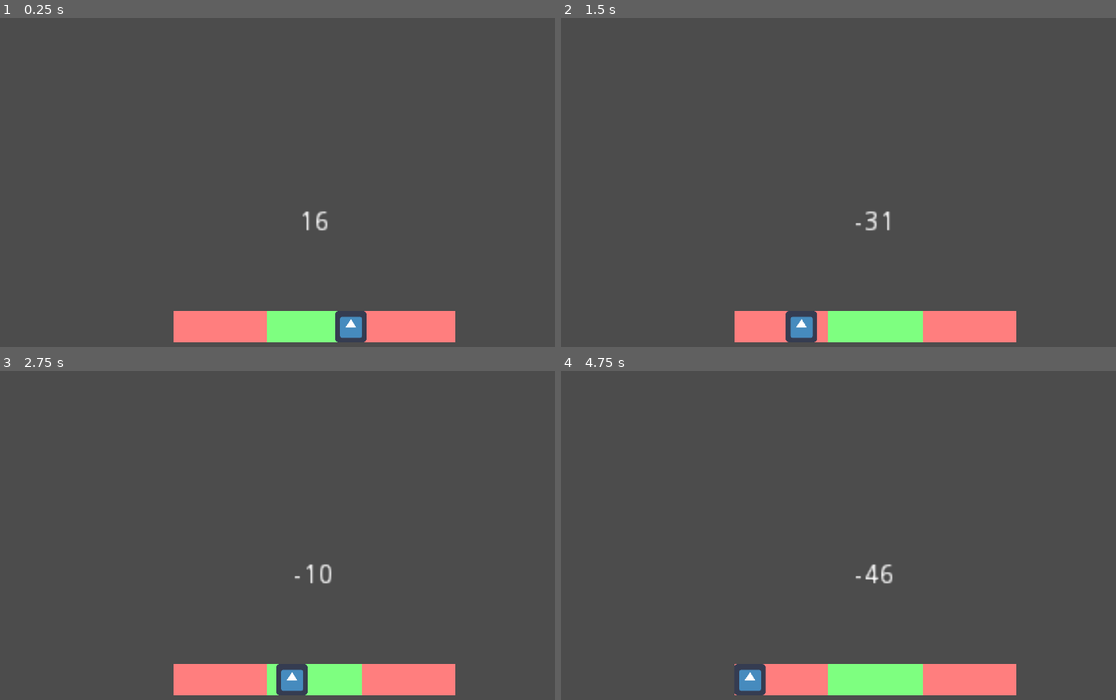
Above: before the commit, frames 1-4 (two rows, left to right).
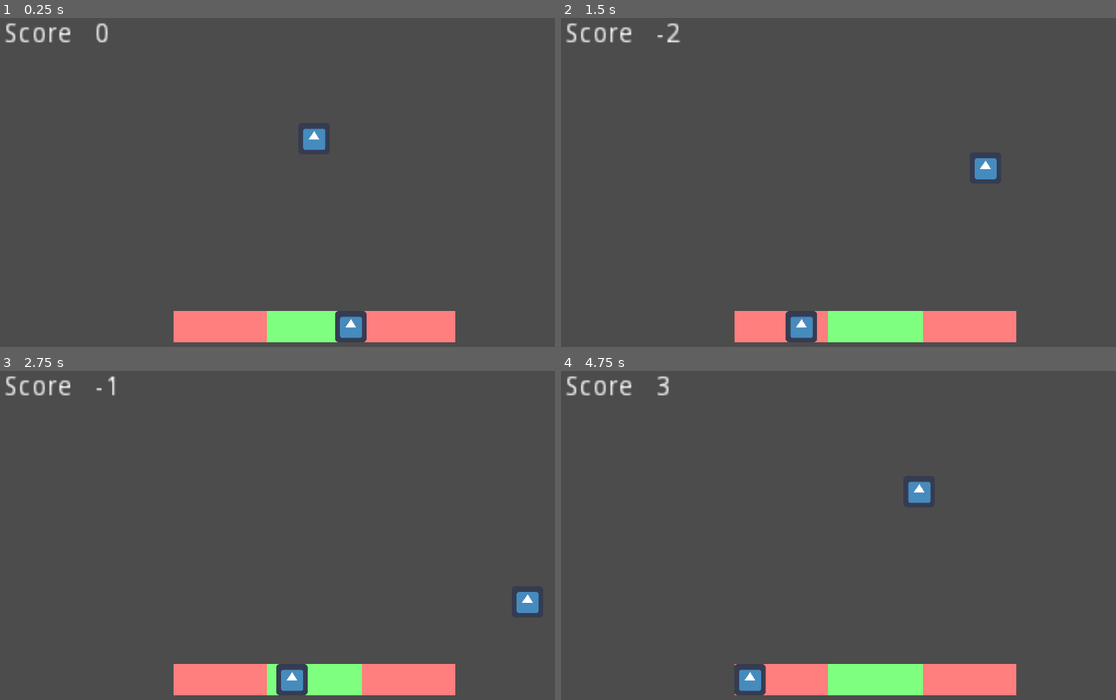
Above: after the commit, the same moments.

Repository: huevitoalarcon/gamejamjulio
Game: Godot game, scene res://Main.tscn
Two runs of this game, one before a commit and one after it. Both use one fixed random seed, a clock stepped at 60 frames per second and the inputs below. The engine's default icon, where the game draws it, is replaced by a stand-in: a white triangle on a blue panel in a dark square.
Inputs:
- Up to frame 1 (0.25 s): no input
- Up to frame 2 (1.5 s): hold Right (ui_right) 0.53-1.28 s; tap Space (ui_select) at 0.6, 0.77, 1.07, 1.35 s; hold Down (ui_down) from 1.28 s (still down)
- Up to frame 3 (2.75 s): tap Space (ui_select) at 1.52, 1.82, 2.1 s; release Down (ui_down) at 2.03 s; hold Right (ui_right) from 2.03 s (still down)
- Up to frame 4 (4.75 s): release Right (ui_right) at 2.78 s; hold Up (ui_up) 2.78-3.53 s; tap Space (ui_select) at 2.85, 3.02, 3.32, 3.6, 3.77, 4.07, 4.35, 4.52 s; hold Left (ui_left) from 3.53 s (still down)

The runs differ from the first frame. In frame 1, 0.7% of the frame differs, in the area x 0-59%, y 1-65%; in frame 2, 0.7%; in frame 3, 0.7%; in frame 4, 0.8%, in the area x 0-67%, y 1-65%.

Commit message:
agrega personaje y camina

Diff:
--- a/Main.tscn
+++ b/Main.tscn
@@ -1,6 +1,7 @@
-[gd_scene load_steps=2 format=2]
+[gd_scene load_steps=3 format=2]
 
 [ext_resource path="res://PowerBar.tscn" type="PackedScene" id=1]
+[ext_resource path="res://Personaje.tscn" type="PackedScene" id=2]
 
 [node name="Main" type="Node2D"]
 
@@ -19,3 +20,6 @@
 color = Color( 0.498039, 1, 0.505882, 1 )
 
 [node name="PowerBar" parent="." instance=ExtResource( 1 )]
+
+[node name="Personaje" parent="." instance=ExtResource( 2 )]
+position = Vector2( 640, 288 )
--- /dev/null
+++ b/Personaje.gd
@@ -0,0 +1,13 @@
+extends KinematicBody2D
+
+func _process(delta):
+	if Input.is_action_pressed("ui_up"):
+		print("arriba")
+		$SpritePersonaje.position.y-=5
+	if Input.is_action_pressed("ui_down"):
+		print("abajo")
+		$SpritePersonaje.position.y+=5
+	if Input.is_action_pressed("ui_left"):
+		$SpritePersonaje.position.x-=5
+	if Input.is_action_pressed("ui_right"):
+		$SpritePersonaje.position.x+=5
--- /dev/null
+++ b/Personaje.tscn
@@ -0,0 +1,16 @@
+[gd_scene load_steps=4 format=2]
+
+[ext_resource path="res://Personaje.gd" type="Script" id=1]
+[ext_resource path="res://icon.png" type="Texture" id=2]
+
+[sub_resource type="RectangleShape2D" id=1]
+extents = Vector2( 32, 32 )
+
+[node name="Personaje" type="KinematicBody2D"]
+script = ExtResource( 1 )
+
+[node name="SpritePersonaje" type="Sprite" parent="."]
+texture = ExtResource( 2 )
+
+[node name="CollisionShape2D" type="CollisionShape2D" parent="."]
+shape = SubResource( 1 )
--- a/PowerBar.gd
+++ b/PowerBar.gd
@@ -1,6 +1,7 @@
 extends Node
 var contador =1
 var direccion=1
+var score=0
 
 func _ready():
 	pass
@@ -14,6 +15,14 @@
 		direccion=3
 
 	$Barrita.position.x +=direccion*5
+#	print (contador)
+#	$Label.text=str(contador)
 
-	print (contador)
-	$Label.text=str(contador)
+	if Input.is_action_just_pressed("ui_select"):
+
+		if contador in range(-30,30):
+			score+=1
+			$ScoreValue.text=str(score)
+		else:
+			score-=1
+			$ScoreValue.text=str(score)
--- a/PowerBar.tscn
+++ b/PowerBar.tscn
@@ -21,15 +21,25 @@
 
 [node name="CollisionShape2D" type="CollisionShape2D" parent="Barrita"]
 position = Vector2( 640, 672 )
-shape = SubResource( 2 )
+shape = SubResource( 1 )
 
-[node name="Label" type="Label" parent="."]
-margin_left = 608.0
-margin_top = 448.0
-margin_right = 672.0
-margin_bottom = 479.0
+[node name="Score" type="Label" parent="."]
+margin_left = 96.0
+margin_top = 64.0
+margin_right = 136.0
+margin_bottom = 95.0
 rect_scale = Vector2( 4, 4 )
 rect_pivot_offset = Vector2( 32, 16 )
-text = "Text"
+text = "Score"
 align = 1
 valign = 1
+
+[node name="ScoreValue" type="Label" parent="."]
+margin_left = 288.0
+margin_top = 64.0
+margin_right = 352.0
+margin_bottom = 95.0
+rect_scale = Vector2( 4, 4 )
+rect_pivot_offset = Vector2( 32, 16 )
+text = "0"
+valign = 1
Not shown: 1 places in PowerBar.tscn that only renumber resources
